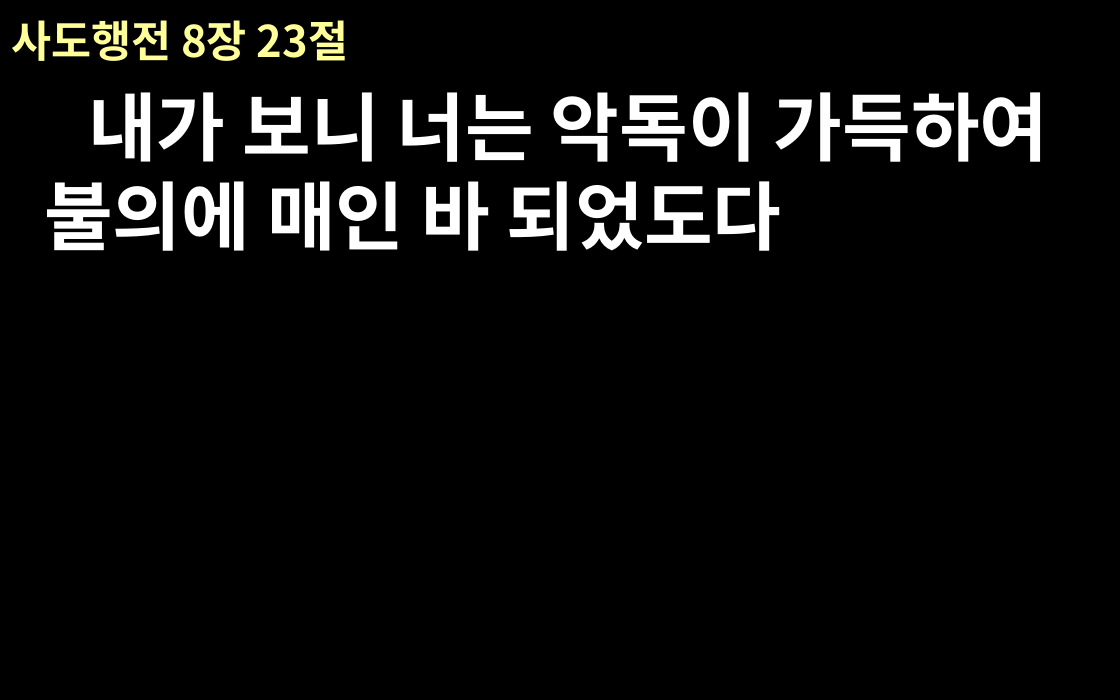
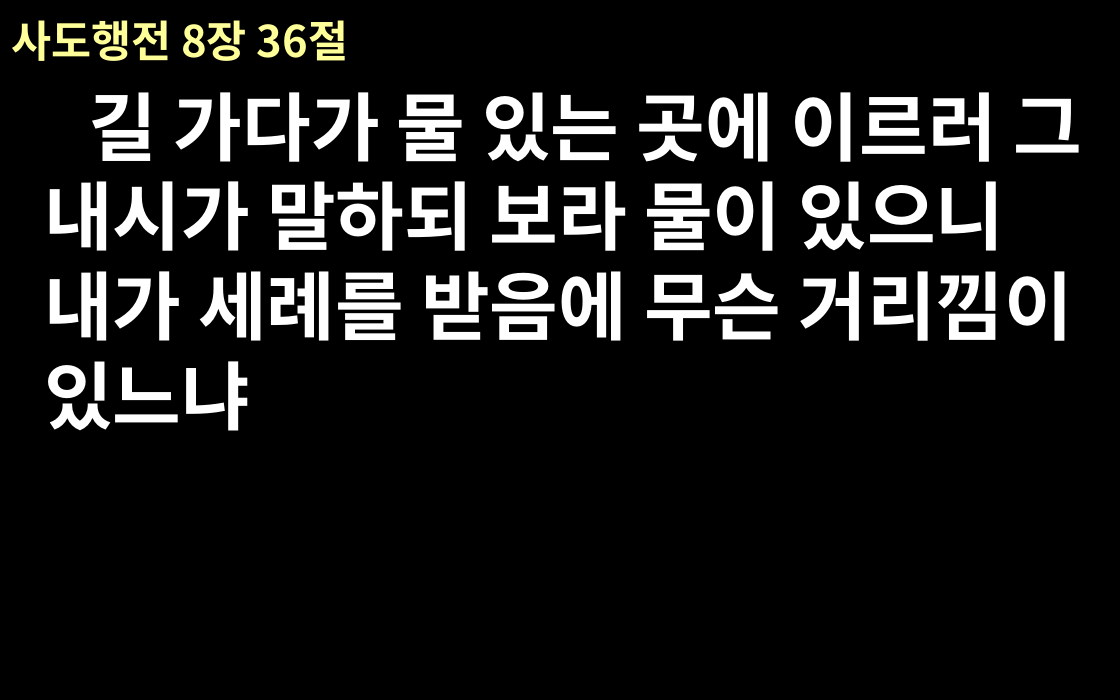
Before and after one commit to euskate/bible_ppt_class, a slide deck: slide 11 of new-file-name.pptx (slide 15 before the commit). Drawn at 1120x700 pixels with LibreOffice and Linux fonts; fonts in the diff are those of the drawing. Boxes give left, top, right and bottom in pixels: in the first picture for what was removed or moved away, otherwise in the second. Text is boxed around its words. In the diff, an @@ line names an element or a change of style, - is before the commit and + after.

```diff
--- a/new-file-name.pptx
+++ b/new-file-name.pptx
@@ title at (11, 20, 348, 61): text changed @@
-사도행전 8장 23절
+사도행전 8장 36절
@@ text at (44, 92, 1083, 431): text changed @@
-내가 보니 너는 악독이 가득하여 불의에 매인 바 되었도다
+길 가다가 물 있는 곳에 이르러 그 내시가 말하되 보라 물이 있으니 내가 세례를 받음에 무슨 거리낌이 있느냐
```
Also in this commit, not shown: 18 other slides changed, 2 slides added, 1 slide removed, 3 other files.
